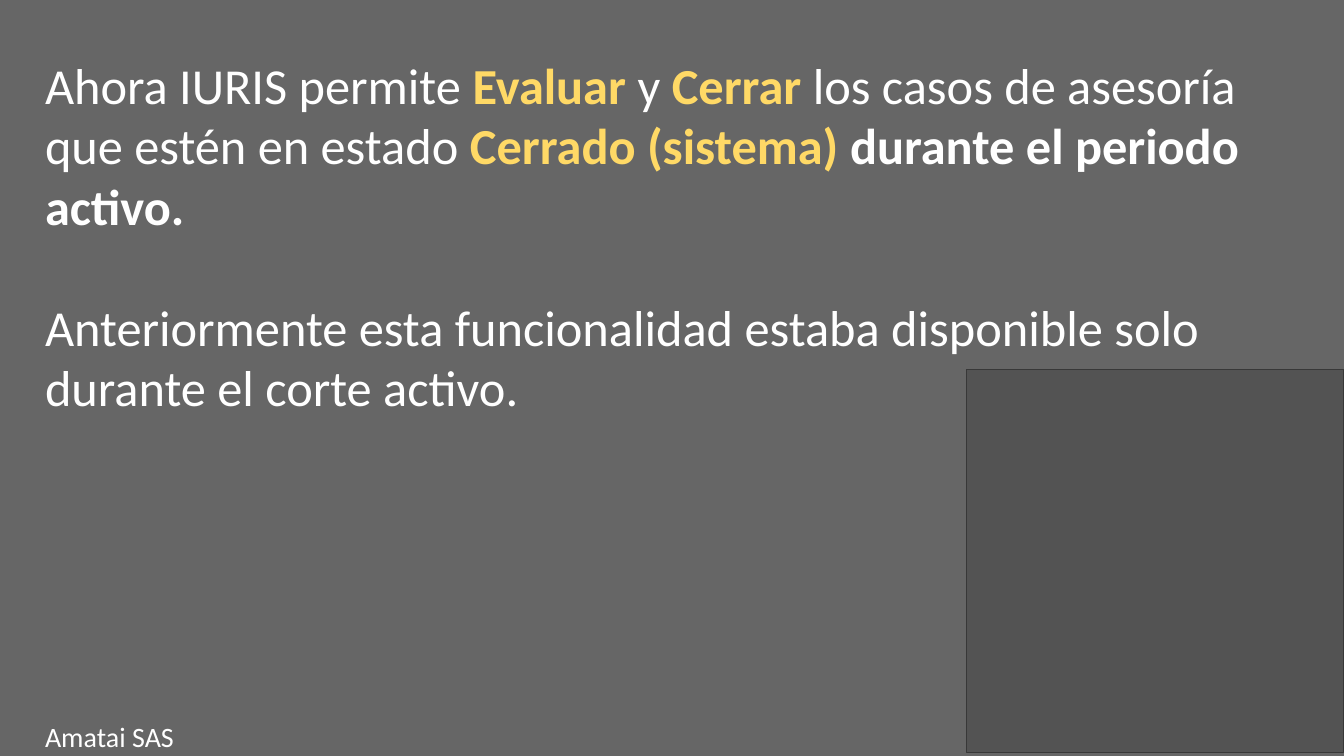
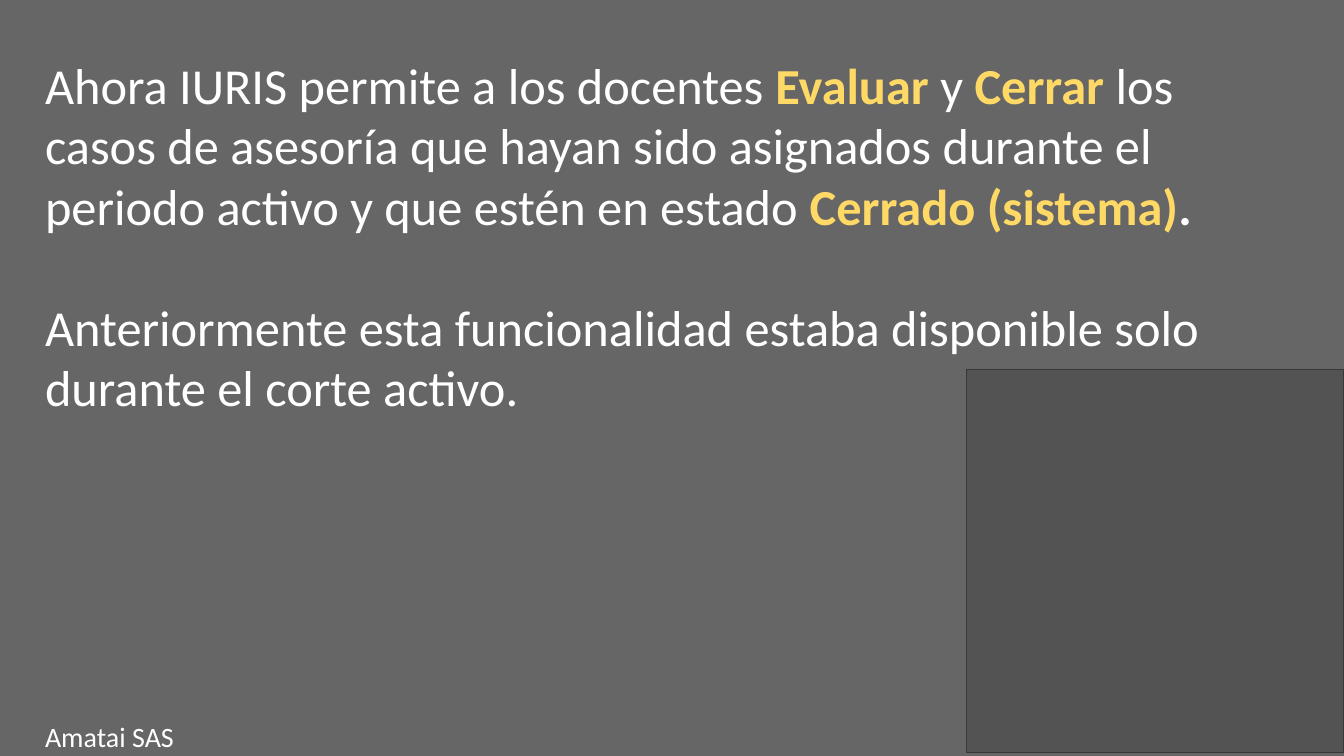
Before and after one commit to dariofa99/iuris, a slide deck: slide 3 of public/dist/img/update/Presentación1.pptx (slide 2 before the commit). Drawn at 1344x756 pixels with LibreOffice and Linux fonts; fonts in the diff are those of the drawing; grey boxes stand for pictures; background and template pictures are left out. Boxes give left, top, right and bottom in pixels: in the first picture for what was removed or moved away, otherwise in the second. Text is boxed around its words. In the diff, an @@ line names an element or a change of style, - is before the commit and + after.

Commit message:
evaluar casos de asesoria

```diff
--- a/public/dist/img/update/Presentación1.pptx
+++ b/public/dist/img/update/Presentación1.pptx
@@ text at box(45, 68, 1192, 233): text changed @@
-Ahora IURIS permite Evaluar y Cerrar los casos de asesoría que estén en estado Cerrado (sistema) durante el periodo activo.
+Ahora IURIS permite a los docentes Evaluar y Cerrar los casos de asesoría que hayan sido asignados durante el periodo activo y que estén en estado Cerrado (sistema).
```
Also in this commit, not shown: 3 other slides changed, 3 slides added, 39 other files.
